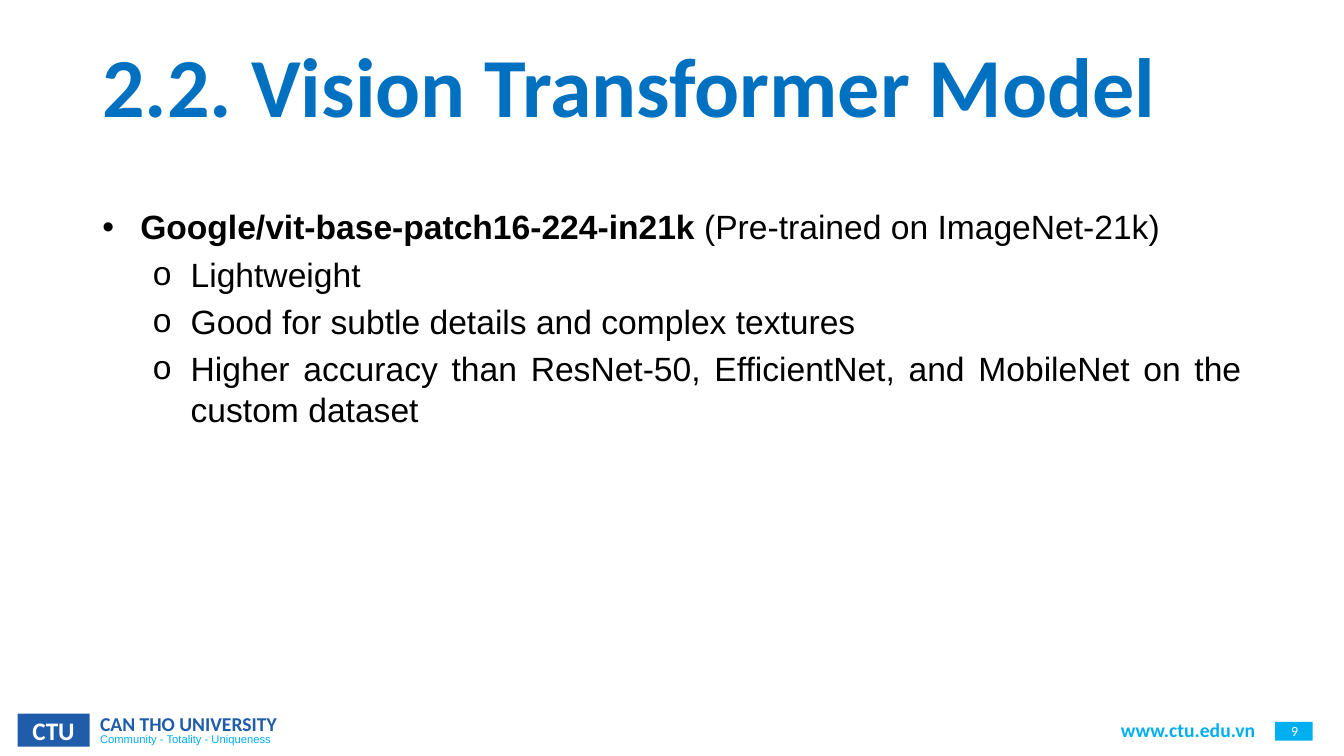
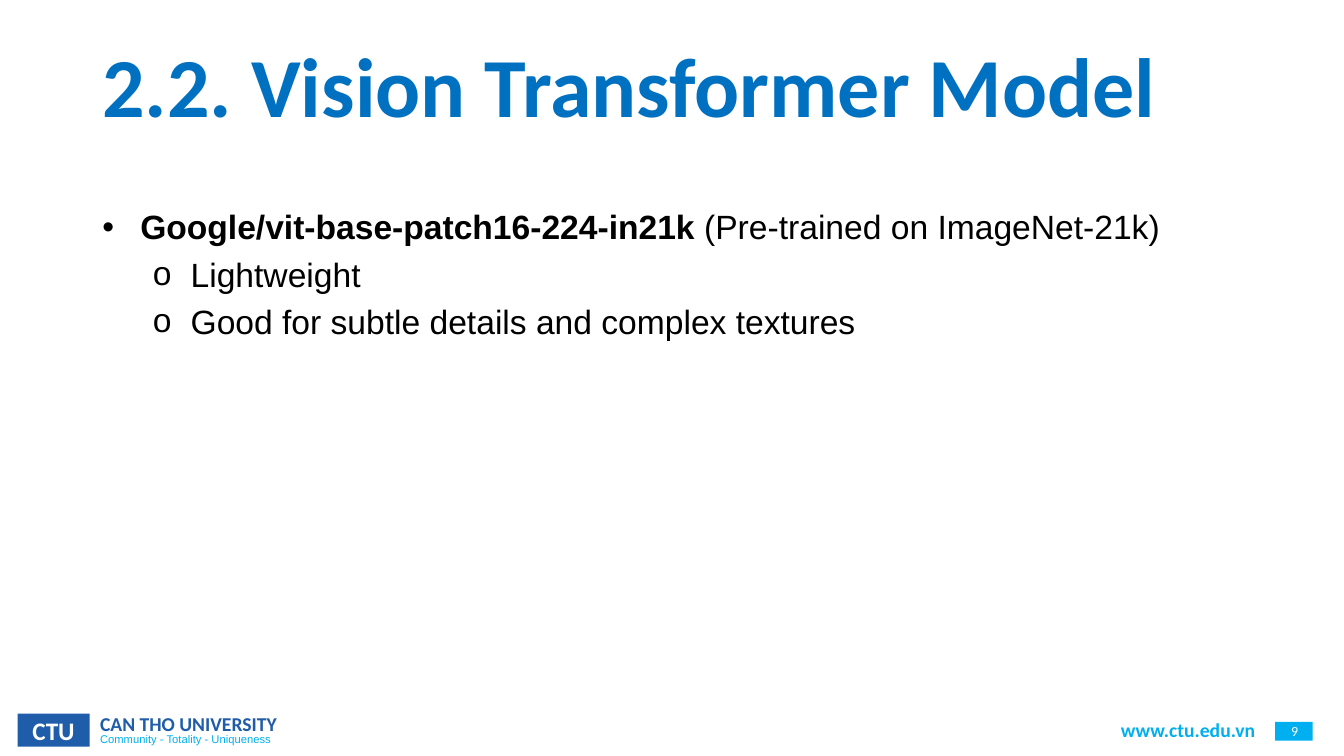
Before and after one commit to CommonHouseCat/fungiscan-mushroom-identifier, a slide deck: slide 9 of Báo cáo/GraduationThesis.pptx. Drawn at 1344x756 pixels with LibreOffice and Linux fonts; fonts in the diff are those of the drawing; background and template pictures are left out. Boxes give left, top, right and bottom in pixels: in the first picture for what was removed or moved away, otherwise in the second. Text is boxed around its words. In the diff, an @@ line names an element or a change of style, - is before the commit and + after.

```diff
--- a/Báo cáo/GraduationThesis.pptx
+++ b/Báo cáo/GraduationThesis.pptx
@@ text at (191,356,1241,423): paragraph removed @@
-  o Higher accuracy than ResNet-50, EfficientNet, and MobileNet on the custom dataset
```
Also in this commit, not shown: 9 other slides changed.
